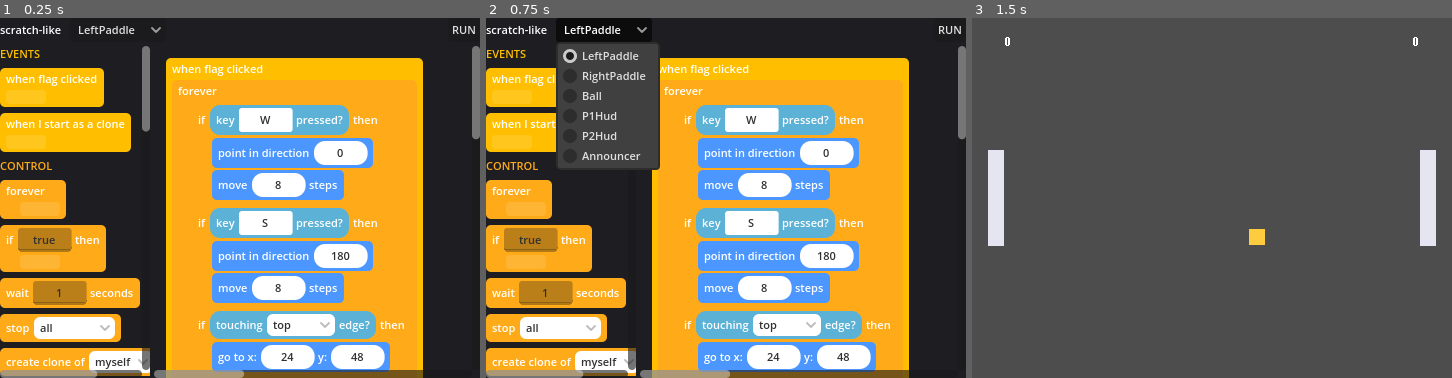
Above: before the commit, frames 1-3 (left to right).
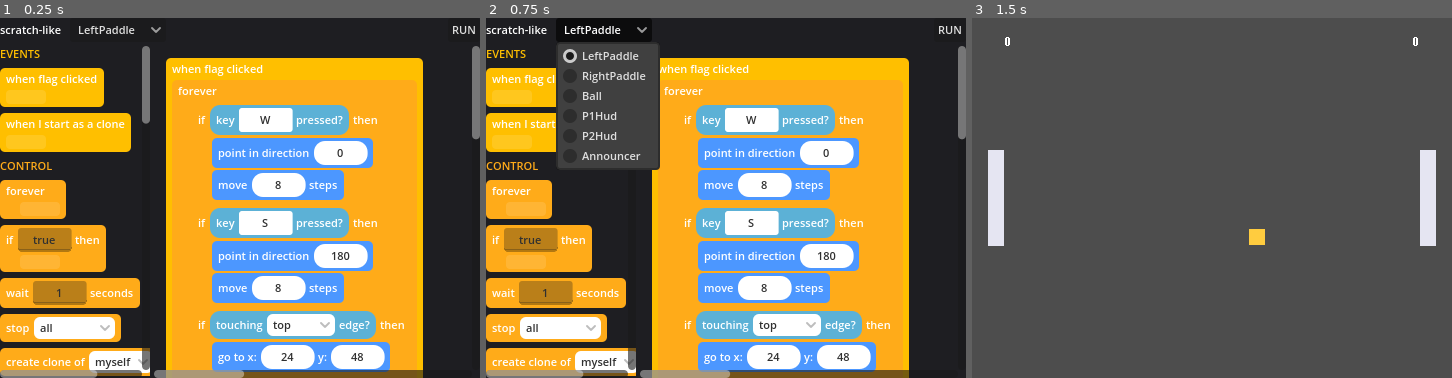
Above: after the commit, the same moments.

Repository: nedink/scratch-like
Game: Godot game, scene res://editor.tscn
Two runs of this game, one before a commit and one after it. Both use one fixed random seed, a clock stepped at 60 frames per second and the inputs below.
Inputs:
- Up to frame 1 (0.25 s): no input
- Up to frame 2 (0.75 s): click "LeftPaddle" at 0.5 s
- Up to frame 3 (1.5 s): click "RUN" at 1.25 s

The runs differ from the first frame. In frame 1, less than 0.1% of the frame differs, in the area x 29-32%, y 28-32%; in frame 2, nothing differs; in frame 3, nothing differs.

Commit message:
M21: rename and delete a variable from the UI
The variable model has been mint-only since M20. M21 makes it fully editable:
the palette's VARIABLES group lists each in-scope variable as a MenuButton row
offering Rename / Delete. Like M19 (and unlike M20) the runtime is untouched —
rename feeds the seed model and the blocks new names; delete removes only the
model entry and leaves referencing blocks dangling (they re-bind if re-made).

- block_view.gd: count_variable_refs / rewrite_variable_refs walk the block tree
  (the new _VARIABLE_OPCODES), shared by the canvas and editor.
- block_canvas.gd: rename_variable() rewrites the working stacks in place and
  re-renders, preserving canvas positions.
- block_palette.gd: per-variable Rename/Delete rows + menu, calling back to the
  editor; rebuild() re-scopes them per sprite for free.
- editor.gd: rename/delete dialogs; rename cascades scoped (_is_referent_for —
  a local touches only its sprite, a global all but sprites that shadow it),
  delete confirms with a usage count and keeps the blocks dangling.

Co-Authored-By: Claude Opus 4.8 (1M context) <noreply@anthropic.com>

Diff:
--- a/scripts/block_canvas.gd
+++ b/scripts/block_canvas.gd
@@ -154,6 +154,18 @@
 	_render()
 
 
+## Rewrite every reference to `old_name` in the working stacks to `new_name`, in place, then
+## re-render (M21). This is the current sprite's half of the editor's rename cascade: the canvas
+## holds the authoritative working copy of the edited sprite, so a rename has to rewrite *these*
+## block dicts (the editor rewrites the other sprites' `_scripts` directly). Mutating in place and
+## re-rendering — rather than reloading via load_script — keeps each stack's canvas position, so a
+## rename never reshuffles the layout. The walk itself lives on BlockView (shared with the editor).
+func rename_variable(old_name: String, new_name: String) -> void:
+	for stack in _stacks:
+		BlockView.rewrite_variable_refs(stack["blocks"], old_name, new_name)
+	_render()
+
+
 # --- Rendering -------------------------------------------------------------
 
 ## Rebuild every top-level stack from the data and place it at its stored position.
--- a/scripts/block_palette.gd
+++ b/scripts/block_palette.gd
@@ -39,6 +39,12 @@
 ## the editor, which owns the project variable model and pops the name/scope dialog. Left unset
 ## (an invalid Callable) by any non-editor caller, in which case no button is drawn.
 var _on_make_variable: Callable
+
+## Called with a variable name when its palette row's Rename / Delete menu item is chosen (M21).
+## Set by the editor (which owns the model and pops the rename/delete dialogs); left unset by a
+## non-editor caller, in which case the per-variable management rows are not drawn.
+var _on_rename_variable: Callable
+var _on_delete_variable: Callable
 
 var _state: int = _IDLE
 var _press_pos: Vector2
@@ -75,6 +81,12 @@
 			make_btn.text = "Make a Variable"
 			make_btn.pressed.connect(_on_make_variable)
 			add_child(make_btn)
+			# Beneath it, one management row per in-scope variable (M21): a button that pops a
+			# Rename / Delete menu, calling back to the editor. project_variables is already the
+			# editor's per-sprite scoped list (M19), so the rows re-scope on every rebuild().
+			if _on_rename_variable.is_valid() or _on_delete_variable.is_valid():
+				for var_name in BlockView.project_variables:
+					add_child(_make_variable_row(String(var_name)))
 		for opcode in group["opcodes"]:
 			var block := BlockView.make_block(opcode)
 			# A reporter chip is drawn as a pill (build_reporter) so it matches what lands in a
@@ -97,6 +109,32 @@
 		(node as LineEdit).editable = false
 	for child in node.get_children():
 		_passthrough(child)
+
+
+## A management row for one in-scope variable (M21): a MenuButton labelled with the variable's
+## name whose popup offers Rename / Delete. A MenuButton (not a plain Button + hand-placed
+## PopupMenu) so the menu positions itself. Like the "Make a Variable" button it carries no
+## `palette_opcode` meta and is left mouse-interactive (not run through _passthrough), so our
+## _input drag hit-test (_chip_at) skips it and GUI handles the click. The menu routes back to the
+## editor's rename/delete callbacks, bound with this row's name.
+func _make_variable_row(var_name: String) -> MenuButton:
+	var row := MenuButton.new()
+	row.text = var_name
+	row.alignment = HORIZONTAL_ALIGNMENT_LEFT
+	var menu := row.get_popup()
+	menu.add_item("Rename", 0)
+	menu.add_item("Delete", 1)
+	menu.id_pressed.connect(_on_variable_menu.bind(var_name))
+	return row
+
+
+## Route a variable row's menu choice to the editor (M21): Rename (id 0) or Delete (id 1), each
+## with the row's variable name. The callbacks pop the editor's dialogs and mutate the model.
+func _on_variable_menu(id: int, var_name: String) -> void:
+	if id == 0 and _on_rename_variable.is_valid():
+		_on_rename_variable.call(var_name)
+	elif id == 1 and _on_delete_variable.is_valid():
+		_on_delete_variable.call(var_name)
 
 
 ## Rebuild the chip list from scratch. The editor calls this on a sprite switch (M19): the
--- a/scripts/block_view.gd
+++ b/scripts/block_view.gd
@@ -290,6 +290,54 @@
 	return {"opcode": opcode, "inputs": defaults.duplicate(true)}
 
 
+## The opcodes whose `{name}` input names a variable — the three the rename/delete cascade
+## (M21) walks for. Kept here beside the `data_enums` declarations that mark those same slots
+## (`set_var`/`change_var`/`variable` all map `name -> "variables"`).
+const _VARIABLE_OPCODES := ["variable", "set_var", "change_var"]
+
+
+## Count how many blocks in `blocks` reference the variable `name` (M21) — blocks whose opcode
+## is one of `_VARIABLE_OPCODES` and whose `inputs.name` equals it. Recurses into nested reporter
+## inputs and `body` substacks, the same tree the interpreter walks. The editor sums this across
+## the scripts where a variable is in scope to report a deletion's usage count.
+static func count_variable_refs(blocks: Array, name: String) -> int:
+	var count := 0
+	for block in blocks:
+		if typeof(block) != TYPE_DICTIONARY:
+			continue
+		var opcode := String(block.get("opcode", ""))
+		var inputs: Dictionary = block.get("inputs", {})
+		if opcode in _VARIABLE_OPCODES and String(inputs.get("name", "")) == name:
+			count += 1
+		for key in inputs:
+			var value: Variant = inputs[key]
+			if typeof(value) == TYPE_DICTIONARY and value.has("opcode"):
+				count += count_variable_refs([value], name)
+			elif typeof(value) == TYPE_ARRAY:
+				count += count_variable_refs(value, name)
+	return count
+
+
+## Rewrite every reference to `old_name` in `blocks` to `new_name` (M21), in place — the cascade
+## a UI rename performs across a script. Same walk as count_variable_refs: a `_VARIABLE_OPCODES`
+## block's `inputs.name` is reassigned, and nested reporter inputs / `body` substacks recurse.
+## (`blocks` and the dicts within are references, so this mutates the live script the caller holds.)
+static func rewrite_variable_refs(blocks: Array, old_name: String, new_name: String) -> void:
+	for block in blocks:
+		if typeof(block) != TYPE_DICTIONARY:
+			continue
+		var opcode := String(block.get("opcode", ""))
+		var inputs: Dictionary = block.get("inputs", {})
+		if opcode in _VARIABLE_OPCODES and String(inputs.get("name", "")) == old_name:
+			inputs["name"] = new_name
+		for key in inputs:
+			var value: Variant = inputs[key]
+			if typeof(value) == TYPE_DICTIONARY and value.has("opcode"):
+				rewrite_variable_refs([value], old_name, new_name)
+			elif typeof(value) == TYPE_ARRAY:
+				rewrite_variable_refs(value, old_name, new_name)
+
+
 ## The opcodes the palette offers, grouped for display: an Array of
 ## {category, opcodes:[...]} in PALETTE_CATEGORY_ORDER. As of M14 **every** kind is listed,
 ## reporters included — a reporter now has a drop target (a value/condition slot), so you can
--- a/scripts/editor.gd
+++ b/scripts/editor.gd
@@ -56,6 +56,17 @@
 var _var_name_edit: LineEdit
 var _var_scope: OptionButton
 
+## The rename / delete dialogs (M21), built once in _ready and reused. A palette variable row's
+## menu pops one of these via _rename_variable / _delete_variable; _renaming / _deleting hold the
+## name the open dialog is acting on (the dialogs' confirmed signals carry no payload). The delete
+## label is rewritten per-invocation to report the usage count.
+var _rename_dialog: ConfirmationDialog
+var _rename_edit: LineEdit
+var _renaming: String = ""
+var _delete_dialog: ConfirmationDialog
+var _delete_label: Label
+var _deleting: String = ""
+
 
 func _ready() -> void:
 	_scripts = [
@@ -165,9 +176,14 @@
 	# Its "Make a Variable" button (M20) calls back here to mint a new variable.
 	_palette._canvas = _canvas
 	_palette._on_make_variable = _make_variable
+	# Each in-scope variable's palette row (M21) calls back here to rename or delete it.
+	_palette._on_rename_variable = _rename_variable
+	_palette._on_delete_variable = _delete_variable
 	_canvas._trash = palette_scroll
 
 	_build_variable_dialog()
+	_build_rename_dialog()
+	_build_delete_dialog()
 	_show(0)
 
 
@@ -282,6 +298,148 @@
 	_canvas.refresh()
 
 
+# --- Rename / delete a variable (M21) --------------------------------------
+
+## Build the rename dialog once: a single name field, prefilled with the current name when popped.
+## Enter confirms (register_text_enter), like the make dialog.
+func _build_rename_dialog() -> void:
+	_rename_dialog = ConfirmationDialog.new()
+	_rename_dialog.title = "Rename Variable"
+	_rename_dialog.confirmed.connect(_on_rename_confirmed)
+
+	var box := VBoxContainer.new()
+	box.add_theme_constant_override("separation", 6)
+	var label := Label.new()
+	label.text = "New name:"
+	box.add_child(label)
+	_rename_edit = LineEdit.new()
+	_rename_edit.custom_minimum_size = Vector2(220, 0)
+	box.add_child(_rename_edit)
+
+	_rename_dialog.add_child(box)
+	add_child(_rename_dialog)
+	_rename_dialog.register_text_enter(_rename_edit)
+
+
+## Build the delete-confirmation dialog once. Its label is rewritten each time it pops to name the
+## variable and report how many blocks use it (and that they survive the delete).
+func _build_delete_dialog() -> void:
+	_delete_dialog = ConfirmationDialog.new()
+	_delete_dialog.title = "Delete Variable"
+	_delete_dialog.confirmed.connect(_on_delete_confirmed)
+	_delete_label = Label.new()
+	_delete_dialog.add_child(_delete_label)
+	add_child(_delete_dialog)
+
+
+## Pop the rename dialog for `name` (a palette row's menu callback). The name is selected so the
+## user can type a replacement immediately.
+func _rename_variable(var_name: String) -> void:
+	_renaming = var_name
+	_rename_edit.text = var_name
+	_rename_dialog.popup_centered(Vector2i(280, 130))
+	_rename_edit.grab_focus()
+	_rename_edit.select_all()
+
+
+## Commit a rename: update the model entry's name, then cascade the new name into every script
+## where this variable is the in-scope referent (the current sprite in place via the canvas, the
+## rest via BlockView.rewrite_variable_refs), and re-scope/rebuild/refresh the UI (the M20 trio).
+## A blank name, no-op (unchanged), or a name already in scope for this sprite is rejected silently
+## — the in-scope guard mirrors "Make a Variable" (it forbids colliding with a name the sprite can
+## already see; a sibling's local, which it can't see, is irrelevant).
+func _on_rename_confirmed() -> void:
+	var new_name := _rename_edit.text.strip_edges()
+	if new_name == "" or new_name == _renaming:
+		return
+	var sprite_name := String(_scripts[_current]["name"])
+	if new_name in _variables_in_scope(sprite_name):
+		return
+	var entry := _in_scope_entry(_renaming)
+	if entry.is_empty():
+		return
+	var scope := String(entry.get("scope", "global"))
+	var old_name := _renaming
+
+	_persist_current()  # sync the canvas into _scripts[_current] before the cascade
+	entry["name"] = new_name
+	for i in _scripts.size():
+		if not _is_referent_for(String(_scripts[i]["name"]), old_name, scope):
+			continue
+		if i == _current:
+			_canvas.rename_variable(old_name, new_name)  # in place — preserves canvas positions
+		else:
+			BlockView.rewrite_variable_refs(_scripts[i]["script"], old_name, new_name)
+
+	BlockView.project_variables = _variables_in_scope(sprite_name)
+	_palette.rebuild()
+	_canvas.refresh()  # after re-pointing project_variables, so the new name is an in-scope option
+
+
+## Pop the delete-confirmation dialog for `name`, reporting how many blocks reference it. We persist
+## the canvas first so the current sprite's count reads from up-to-date data. Deletion keeps those
+## blocks (they dangle and re-bind if the variable is re-made), so the dialog says as much.
+func _delete_variable(var_name: String) -> void:
+	_persist_current()
+	_deleting = var_name
+	var entry := _in_scope_entry(var_name)
+	if entry.is_empty():
+		return
+	var scope := String(entry.get("scope", "global"))
+	var uses := 0
+	for i in _scripts.size():
+		if _is_referent_for(String(_scripts[i]["name"]), var_name, scope):
+			uses += BlockView.count_variable_refs(_scripts[i]["script"], var_name)
+	_delete_label.text = "Delete \"%s\"?  Used by %d block(s).\nThey keep the name and re-bind if you make it again." % [var_name, uses]
+	_delete_dialog.popup_centered(Vector2i(380, 140))
+
+
+## Commit a delete: remove only the in-scope model entry; referencing blocks are left untouched
+## (dangling — the renderer still shows the name via M13's append-the-unknown rule, and re-creating
+## the variable re-binds them at the dropdown and at RUN). Re-scope/rebuild/refresh as ever.
+func _on_delete_confirmed() -> void:
+	var sprite_name := String(_scripts[_current]["name"])
+	for i in _variables.size():
+		var v: Dictionary = _variables[i]
+		var scope := String(v.get("scope", "global"))
+		if String(v["name"]) == _deleting and (scope == "global" or scope == sprite_name):
+			_variables.remove_at(i)
+			break
+	BlockView.project_variables = _variables_in_scope(sprite_name)
+	_palette.rebuild()
+	_canvas.refresh()
+
+
+## The model entry for `var_name` that the current sprite sees (a global, or a local of this
+## sprite), or {} if none. A name is unique within a sprite's scope (the make/rename guards forbid
+## an in-scope collision), so this resolves to exactly the entry a palette row stands for.
+func _in_scope_entry(var_name: String) -> Dictionary:
+	var sprite_name := String(_scripts[_current]["name"])
+	for v in _variables:
+		var scope := String(v.get("scope", "global"))
+		if String(v["name"]) == var_name and (scope == "global" or scope == sprite_name):
+			return v
+	return {}
+
+
+## Whether `var_name` (a variable of scope `scope`) is the referent `sprite_name`'s script sees
+## under that name — the test the rename/delete cascade scopes on. A local is the referent only for
+## its own sprite; a global is the referent everywhere *except* a sprite that shadows it with its
+## own local of the same name (there, the name means the local, so the global's cascade skips it).
+func _is_referent_for(sprite_name: String, var_name: String, scope: String) -> bool:
+	if scope == "global":
+		return not _sprite_has_local(sprite_name, var_name)
+	return sprite_name == scope
+
+
+## Whether `sprite_name` declares a local variable named `var_name`.
+func _sprite_has_local(sprite_name: String, var_name: String) -> bool:
+	for v in _variables:
+		if String(v["name"]) == var_name and String(v.get("scope", "global")) == sprite_name:
+			return true
+	return false
+
+
 ## Serialize the canvas's current edits back into the selected sprite's entry, so they
 ## survive a sprite switch or a RUN. A no-op before the first load (_current == -1).
 func _persist_current() -> void:
Not shown, changed: CLAUDE.md
